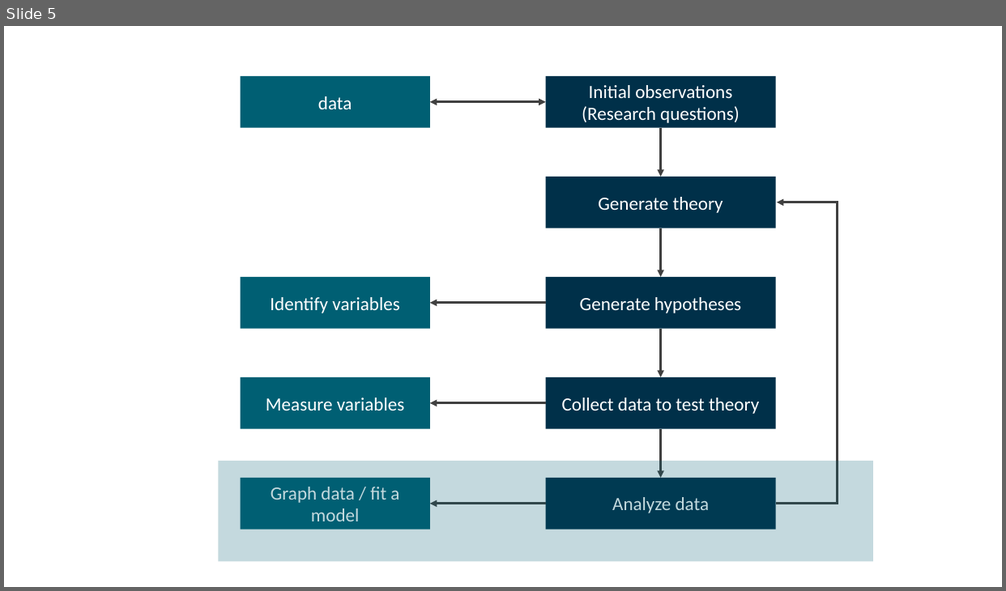
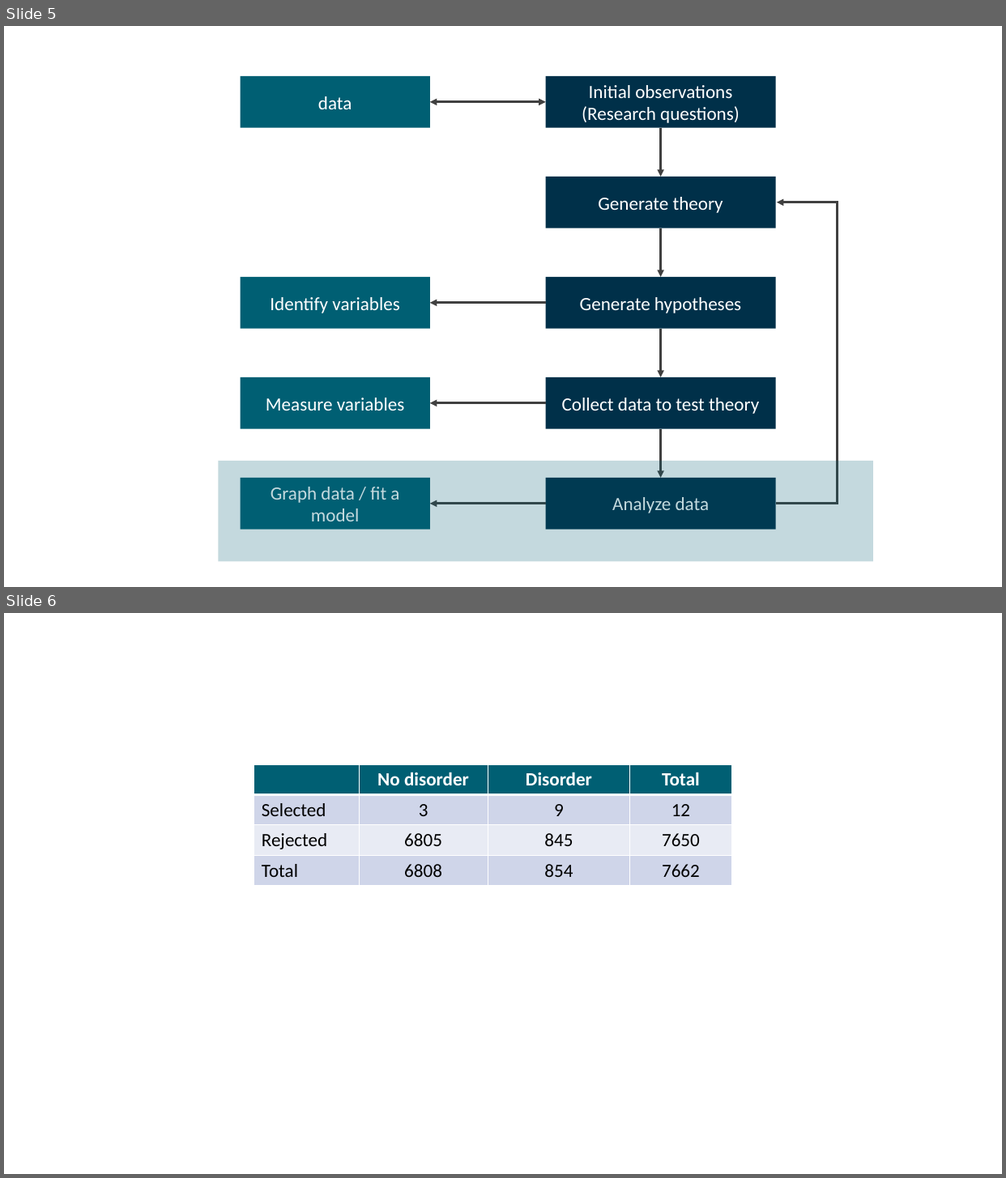
Before and after one commit to Econ-115a-Econometrics/econ115a-lectures, a slide deck: plot-diagram.pptx. Shown one above the other, each under a label of ours: slide 5 before the commit, slides 5 and 6 after it. The pictures are 1006x591 and 1006x1178 pixels, drawn with LibreOffice and Linux fonts; fonts in the diff are those of the drawing. Boxes give left, top, right and bottom in pixels: in the first picture for what was removed or moved away, otherwise in the second. Text is boxed around its words. In the diff, an @@ line names an element or a change of style, - is before the commit and + after.

```diff
--- a/plot-diagram.pptx
+++ b/plot-diagram.pptx
@@ slide 6 added at [4, 613, 1002, 1174], background #FFFFFF @@
@@ table added at [254, 764, 731, 885], 4 rows, 4 columns @@
+ | No disorder | Disorder | Total
+Selected | 3 | 9 | 12
+Rejected | 6805 | 845 | 7650
+Total | 6808 | 854 | 7662
```
Also in this commit, not shown: 5 other slides added, 9 other files.
